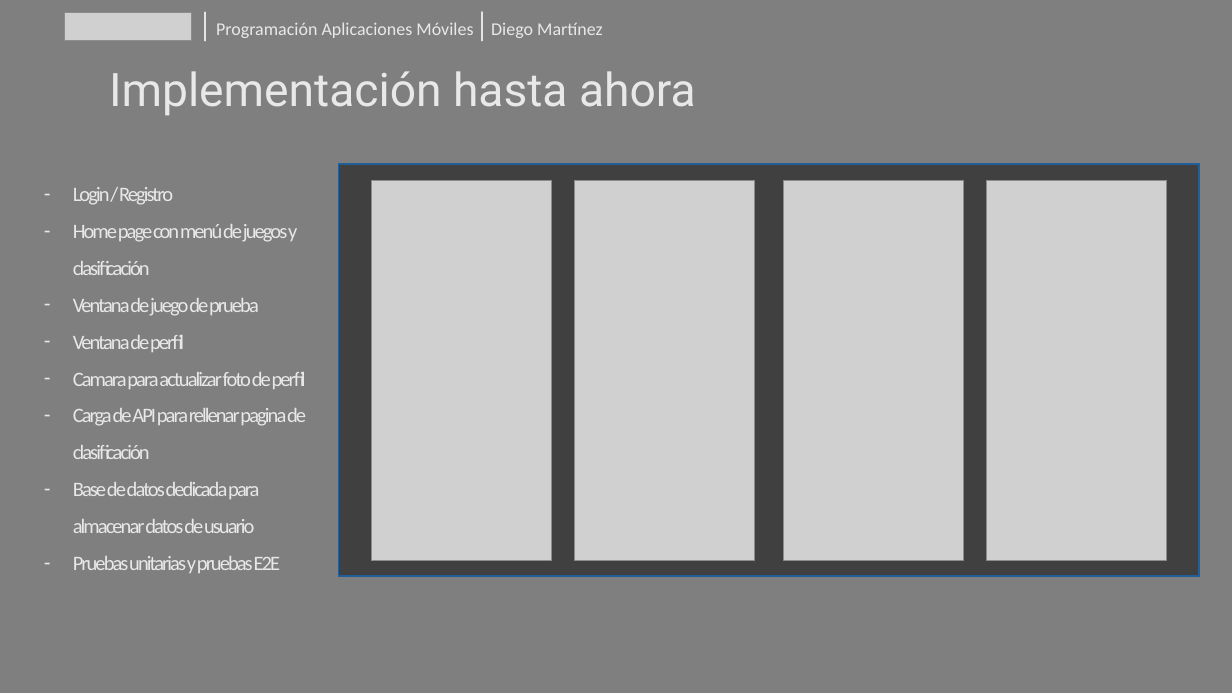
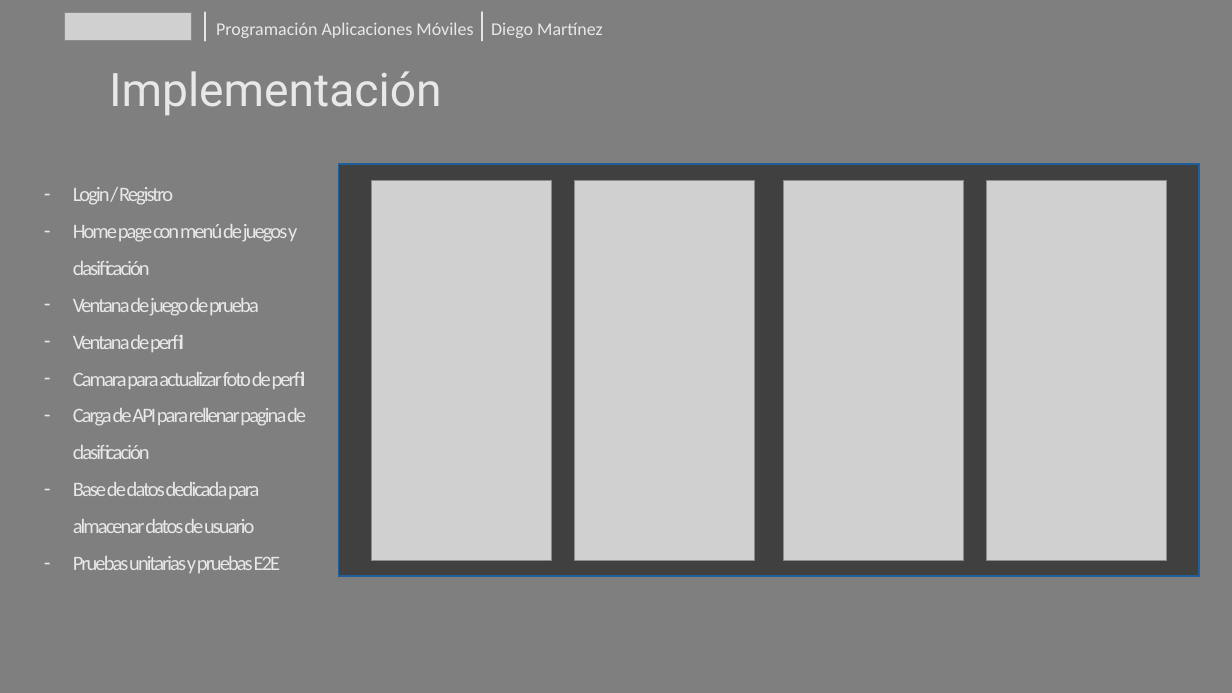
Before and after one commit to DiegoMartinez-duoc/PGY4221, a slide deck: slide 5 of Competitory.pptx (slide 4 before the commit). Drawn at 1232x693 pixels with LibreOffice and Linux fonts; fonts in the diff are those of the drawing; grey boxes stand for pictures. Boxes give left, top, right and bottom in pixels: in the first picture for what was removed or moved away, otherwise in the second. Text is boxed around its words. In the diff, an @@ line names an element or a change of style, - is before the commit and + after.

```diff
--- a/Competitory.pptx
+++ b/Competitory.pptx
@@ title at [109,71,441,116]: text changed @@
-Implementación hasta ahora
+Implementación
```
Also in this commit, not shown: 3 other slides changed, 2 slides added, 1 slide removed, 6 other files.
